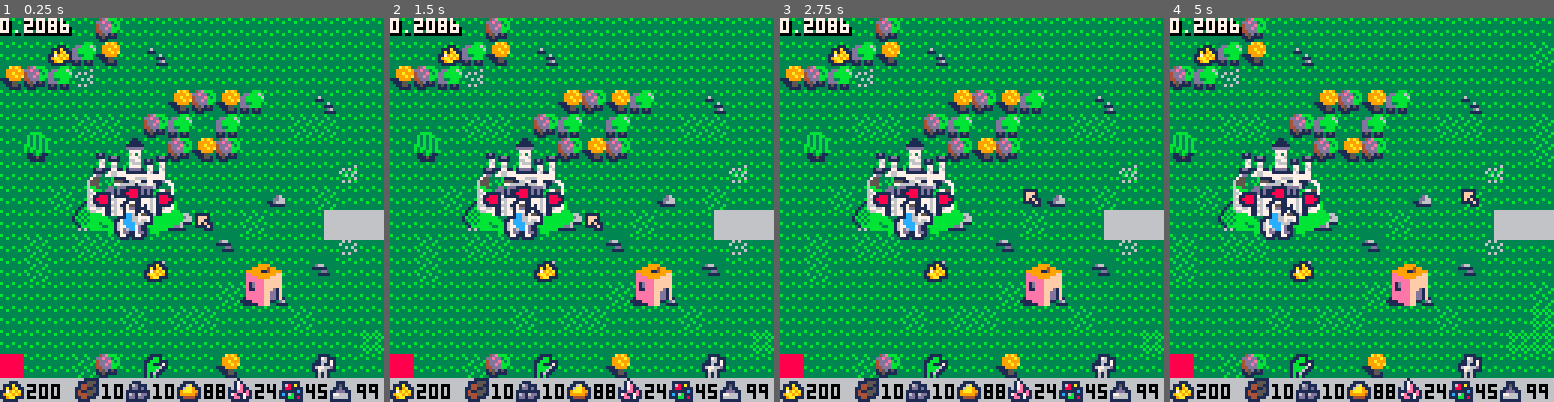
Above: before the commit, frames 1-4 (left to right).
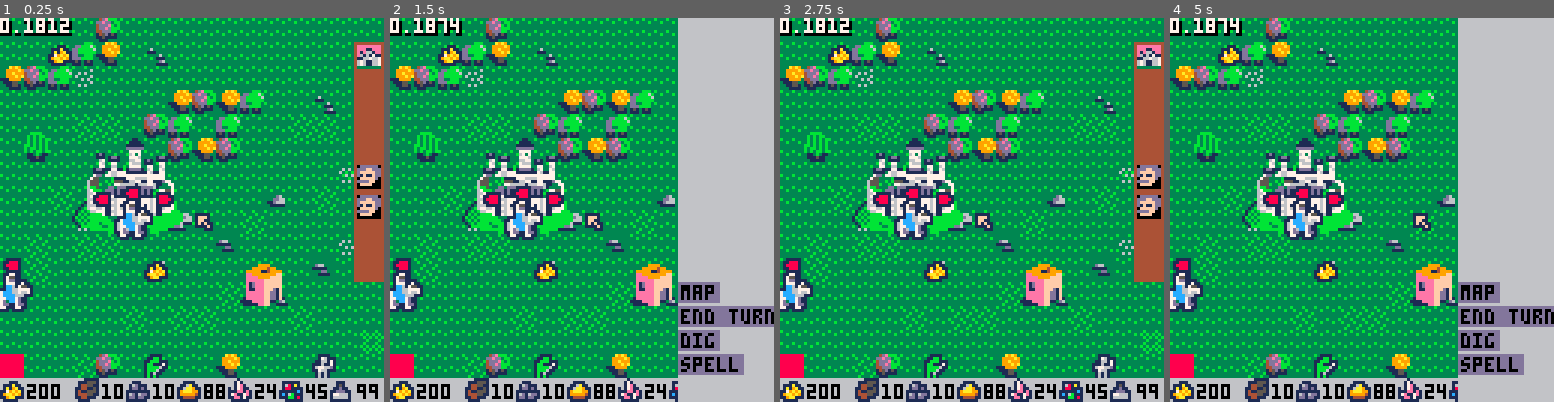
Above: after the commit, the same moments.

Repository: pvan/pico8
Game: PICO-8 cartridge heroes.p8
Same seed, same stepped clock (60 frames per second), same inputs: the game is played once before the commit and once after it.
Inputs:
- Up to frame 1 (0.25 s): no input
- Up to frame 2 (1.5 s): tap X (X key) at 0.33, 1.07 s; tap O (Z key) at 0.7 s
- Up to frame 3 (2.75 s): hold Right 1.6-2.1 s; tap O (Z key) at 1.7, 2.1, 2.5 s; tap X (X key) at 1.85 s; hold Up 2.15-2.42 s; hold Right from 2.47 s (still down)
- Up to frame 4 (5 s): tap O (Z key) every 0.4 s from 2.9 to 4.9 s; tap X (X key) at 2.97, 4.08 s; release Right at 3.03 s; hold Left 3.08-3.58 s; hold Down 3.63-3.97 s; hold Right 4.02-4.68 s; hold Up from 4.73 s (still down)

The runs differ from the first frame. In frame 1, 6.5% of the frame differs, in the area x 0-100%, y 0-77%; in frame 2, 24%; in frame 3, 6.9%; in frame 4, 43%, in the area x 0-100%, y 0-100%.

Commit message:
heroes: start hud/menu
castle/hero portraits

Diff:
--- a/heroes.p8
+++ b/heroes.p8
@@ -50,6 +50,8 @@
  red_plr.castles[1]=tc
  red_plr.heroes[1]=
  	spawn("hero",tc.x+2,tc.y+3)
+ red_plr.heroes[2]=
+ 	spawn("hero",tc.x-3,tc.y+6)
 
  tc=spawn("castle",24,2)
  green_plr.castles[1]=tc
@@ -70,6 +72,10 @@
 	spawn("gold",7,16)
 	spawn("gold",8,16)
 	spawn("gold",6,10)
+
+ --after populating map
+ --(and whenever anything moves)
+ create_i2tile()
 
 end
 
@@ -181,30 +187,27 @@
 
 
 
+ if (btnp(🅾️)) then
+  hud_menu_open=not hud_menu_open
+ end
+
+
+ if hud_menu_open then
+  update_hud_menu()
+  return
+ end
+
+
  update_cursor()
  ctx=flr(curx/8)
  cty=flr(cury/8)
 
-
-
  update_camera()
-
-
-	--select
- if (btnp(🅾️)) then
-  mvx = curx
-  mvy = cury
- end
-
-
- create_i2tile()
-
 
  if sel!=nil and
     sel.type=="hero"
  then
-  if
-     btnp(❎)
+  if btnp(❎)
      and path!=nil
      and #path>0
      and (path[#path][1]==ctx and
@@ -218,19 +221,10 @@
   update_sel_cursor()
  end
 
-
--- stx,sty=flr(mvx/8),flr(mvy/8)
--- gtx,gty=flr(curx/8),flr(cury/8)
--- path=pathfind({stx,sty}, {gtx,gty})
-
-
  --clear path if sel change
  if (lsel==nil) lsel="no object" --not nil b/c sel could be nil and we want to detect changes
  if (lsel!=sel and sel!=nil) then
   path={}
---  if sel.type=="hero" then
---   sel_valid=build_valid_spots(sel)
---  end
  end
  lsel=sel
 
@@ -319,6 +313,11 @@
  cursor()
  camera()
 
+ draw_hud()
+ if hud_menu_open then
+  draw_menu()
+ end
+
  draw_debug_menu()
 
  color()
@@ -371,6 +370,57 @@
 --  print("?"..tostr(objnearzones(obj,selzones)))
 -- end
 
+
+-- obj=i2obj[ci]
+-- print(obj.type)
+
+end
+
+
+
+menuselx=0
+menusely=0
+function update_hud_menu()
+
+ if (btnp(⬅️)) menuselx-=1
+ if (btnp(➡️)) menuselx+=1
+ if (btnp(⬆️)) menusely-=1
+ if (btnp(⬇️)) menusely+=1
+
+end
+
+
+function draw_hud()
+
+
+--202
+ --castle portraits
+ local x,y=128-10,8
+ rectfill2(x,y,10,10*4,4)
+ palt(0,false)
+ for h in all(cp.castles) do
+  if (sel==h) rect2({x,y,10,10},10)
+  spr(202,x+1,y+1)
+  y+=10
+ end
+ palt(0,true)
+
+
+--201
+--217
+ --hero portraits
+ local x,y=128-10,y+10*3--20
+ rectfill2(x,y,10,10*4,4)
+ palt(0,false)
+ for h in all(cp.heroes) do
+  if (sel==h) rect2({x,y,10,10},10)
+  spr(201,x+1,y+1)
+  y+=10
+ end
+ palt(0,true)
+
+
+ --bottom bar
  rectfill2(0,128-8, 128,8, 6)
  rectfill2(0,120-8, 8,8, cp.color)
  draw_resource("gold",
@@ -391,14 +441,41 @@
  srt+5*spc,128-8)
 
 
+end
+
+function draw_menu()
+
+
+ --menu
+ mw=32
+ mh=128
+ mx=128-mw
+ my=0
+ rectfill2(mx,my,mw,mh,6)
+
+ buttons={
+  "map",
+  "end turn",
+  "dig",
+  "spell",
+ }
+
+
+ --buttons
+ local x,y=mx,my+mh-#buttons*8-8
+ for b in all(buttons) do
+  rectfill2(x,y,#b*4+2,7,13)
+  print(b,x+1,y+1,0)
+  y+=8
+ end
+
+ --right side bar
  for hero in all(cp.heroes) do
   rectfill2(128-20,64,20,10,6)
  end
 
--- obj=i2obj[ci]
--- print(obj.type)
-
-end
+end
+
 
 resource_sprs={
  ["gold"]=242,
Not shown, changed: 32 lines of the sprite sheet (__gfx__) section of heroes.p8
